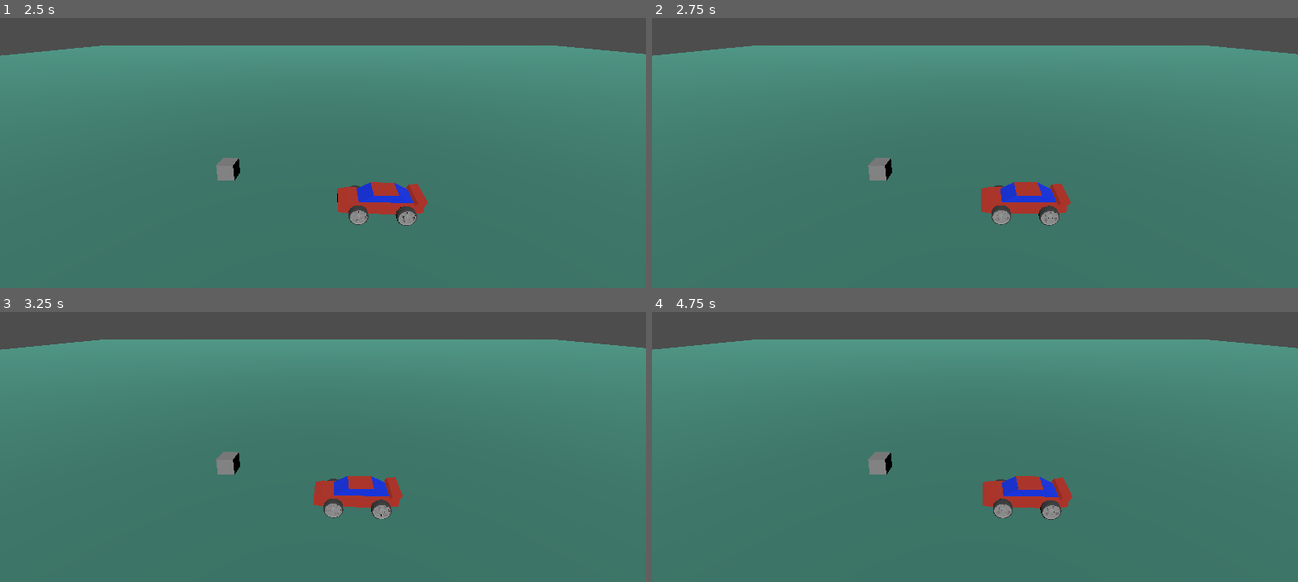
Above: before the commit, frames 1-4 (two rows, left to right).
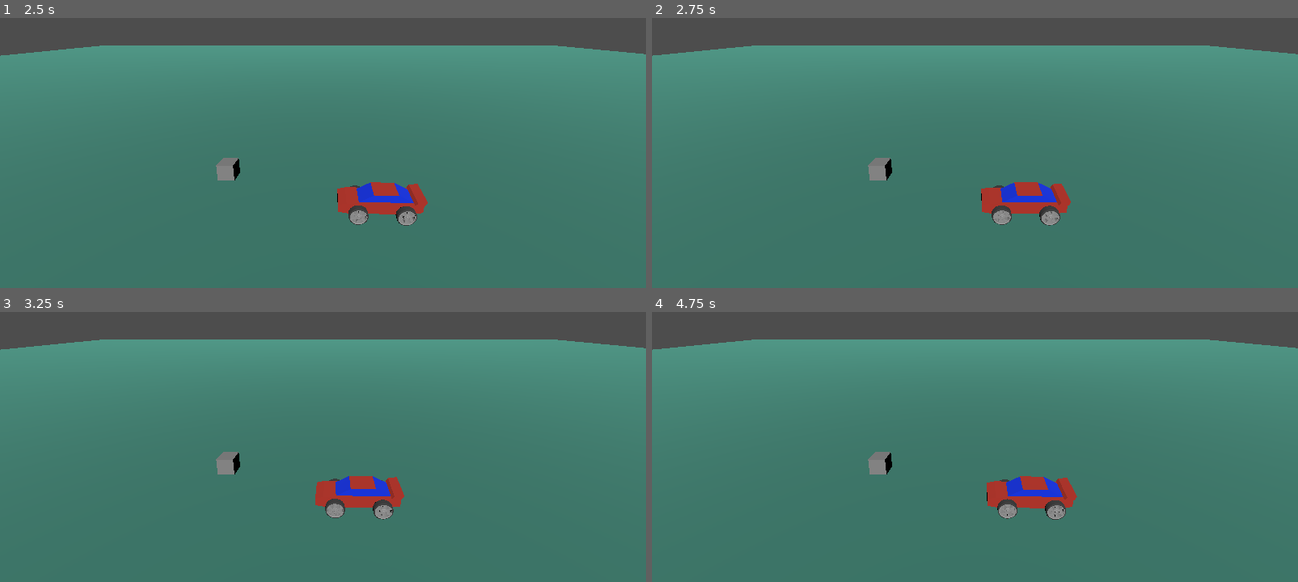
Above: after the commit, the same moments.

Repository: javirs200/webgame
Game: Godot game, scene res://main.tscn
Same seed, same stepped clock (60 frames per second), same inputs: the game is played once before the commit and once after it.
Inputs:
- Up to frame 1 (2.5 s): hold W (th) 0.53-1.28 s; hold Right (ui_right) 0.53-2.03 s; tap S (brk) at 1.35 s; tap W (th) at 1.55, 2.3 s; hold R (rev) from 2.03 s (still down)
- Up to frame 2 (2.75 s): keep holding R (rev)
- Up to frame 3 (3.25 s): release R (rev) at 2.78 s; tap D (std) at 2.85 s; tap W (th) at 3.05 s
- Up to frame 4 (4.75 s): hold W (th) 3.53-4.28 s; tap A (sti) at 3.6 s; hold Right (ui_right) from 4.28 s (still down); tap W (th) at 4.35 s

Frame 1 is identical in both runs. In frame 2, 0.1% of the frame differs, in the area x 50-65%, y 60-77%; in frame 3, 0.3%; in frame 4, 0.7%, in the area x 51-66%, y 60-77%.

Commit message:
learn how to include or imports , and afect gameplay

Diff:
--- a/scripts/CarController.gd
+++ b/scripts/CarController.gd
@@ -1,4 +1,6 @@
 extends Node
+
+const Autodrive = preload("res://scripts/autoDrive.gd")
 
 const horsepower = 20
 const maxSteerAngle = 0.5
@@ -10,11 +12,15 @@
 
 var carBody3d
 
+var ap
+
 func _ready():
 
 	carBody3d = $VehicleBody3D
 
 	if carBody3d != null:
+
+		ap = Autodrive.new(carBody3d)
 
 		carBody3d.contact_monitor = true
 		carBody3d.max_contacts_reported = 2
@@ -50,6 +56,9 @@
 	if Input.is_action_pressed("rev"):
 		rev = !rev
 
+	if Input.is_action_just_pressed("ui_right"):
+		ap.doMagic()
+
 	if Input.is_action_pressed("ui_cancel"):
 		get_tree().quit()
 
--- /dev/null
+++ b/scripts/autoDrive.gd
@@ -0,0 +1,19 @@
+class_name  AutoDrive
+
+var _mycar : VehicleBody3D
+
+func _init(car : VehicleBody3D):
+	# code goes here
+	if car:
+		_mycar = car
+	pass
+
+#this method do nothing cause steering is overwrited by other script every pyhsics process , but this operates good but for very sort time
+func doMagic():
+	_steer(0)
+	_mycar.get_tree().create_timer(2).timeout.connect(_steer.bind(0.5))
+
+func _steer(degrees : float):
+	print("tring to steer")
+	_mycar.steering = degrees
+	print("done")
